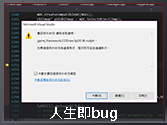
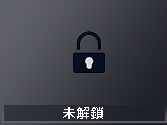
Layer changes from the first w=167, h=125 image to the second:
added layer "lock_0" above "未解鎖" over [72, 30, 106, 74]
renamed "人生即bug" to "未解鎖", painted on it over [50, 107, 117, 121]
painted on "矩形 1" over [4, 104, 164, 123]
hid "SaltedFish_6" over [4, 3, 164, 123]
hid "LoseXingting_2" over [4, 3, 164, 123]
